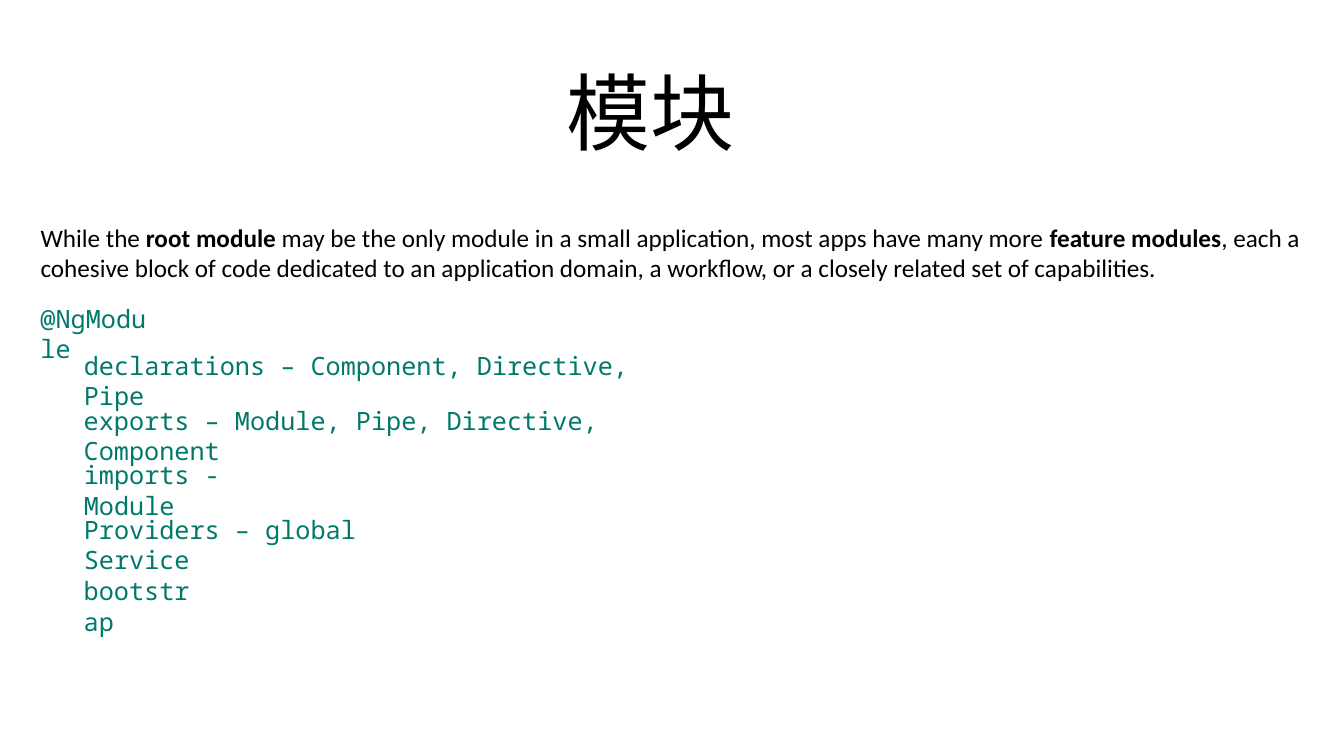
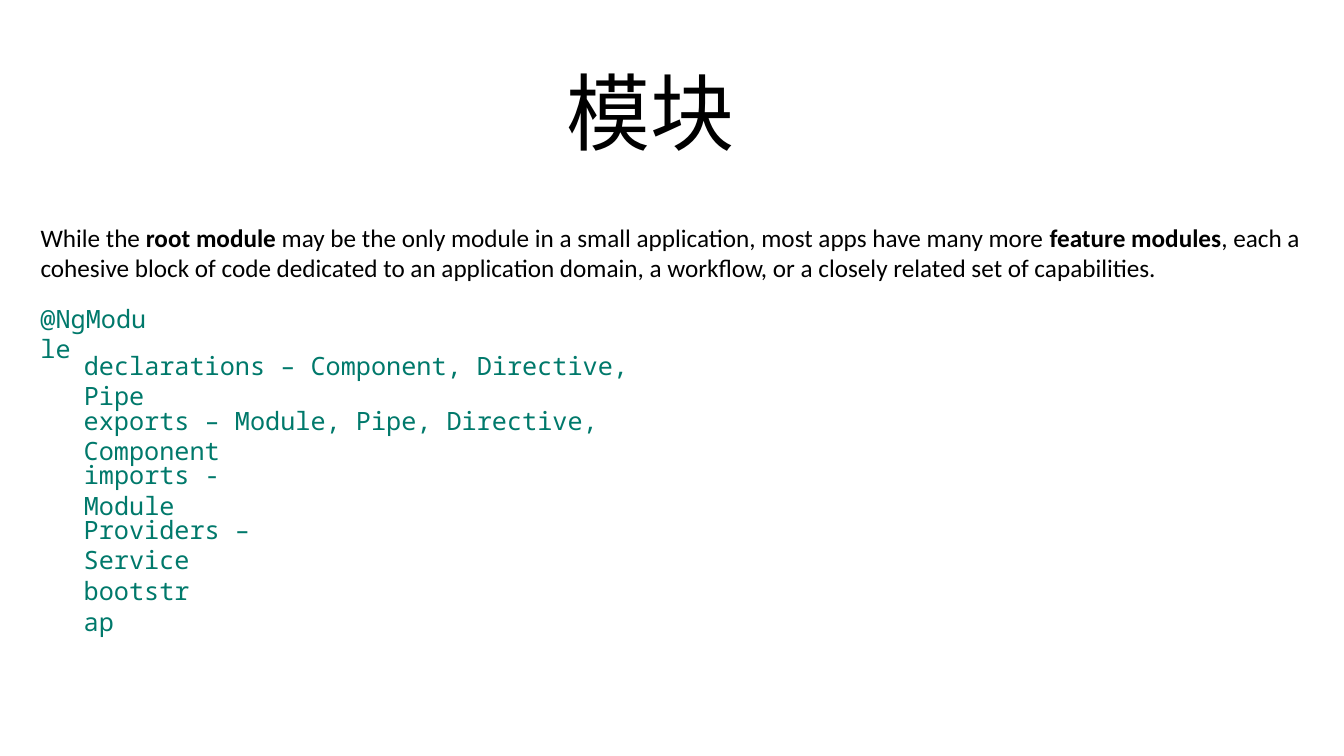
Before and after one commit to FredJiangFei/MyDocuments, a slide deck: slide 3 of Angular summary/Angular.pptx (slide 1 before the commit). Drawn at 1344x756 pixels with LibreOffice and Linux fonts; fonts in the diff are those of the drawing. Boxes give left, top, right and bottom in pixels: in the first picture for what was removed or moved away, otherwise in the second. Text is boxed around its words. In the diff, an @@ line names an element or a change of style, - is before the commit and + after.

```diff
--- a/Angular summary/Angular.pptx
+++ b/Angular summary/Angular.pptx
@@ text at (84,520,220,570): text changed @@
-Providers – global Service
+Providers –Service
```
Also in this commit, not shown: 1 other slide changed, 2 slides added, 1 other file.
